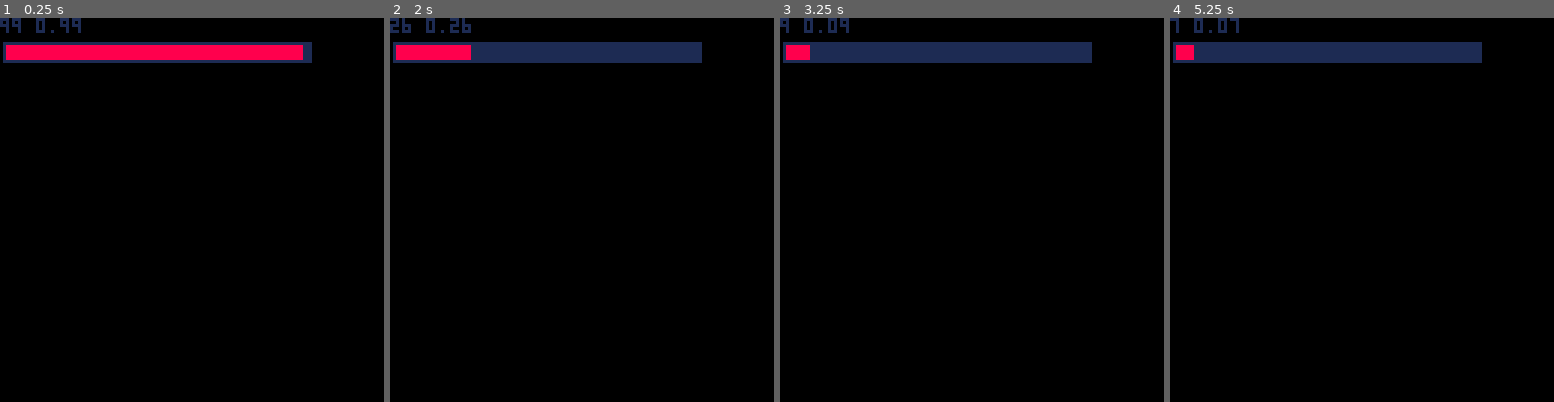
Above: before the commit, frames 1-4 (left to right).
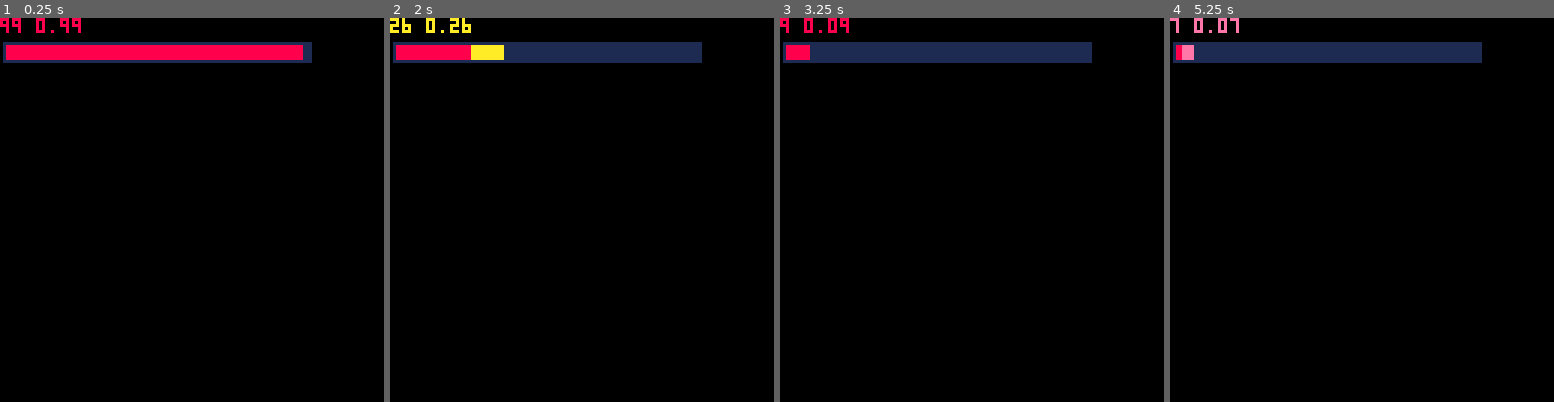
Above: after the commit, the same moments.

Repository: SestrenExsis/PICO8Workshop
Game: PICO-8 cartridge hpbar.p8
The game is run twice, just before and just after one commit, with the same random seed, the same clock (stepped at 60 frames per second) and the same inputs.
Inputs:
- Up to frame 1 (0.25 s): no input
- Up to frame 2 (2 s): tap X (X key) at 0.33, 1.07, 1.85 s
- Up to frame 3 (3.25 s): tap X (X key) at 2.97 s
- Up to frame 4 (5.25 s): tap X (X key) at 4.08, 5.2 s

The runs differ from the first frame. In frame 1, 0.3% of the frame differs, in the area x 0-22%, y 0-4%; in frame 2, 0.7%, in the area x 0-30%, y 0-11%; in frame 3, 0.3%; in frame 4, 0.4%.

Commit message:
Render filling and depleting of health bar

Diff:
--- a/hpbar.p8
+++ b/hpbar.p8
@@ -22,11 +22,23 @@
 	}
 	_hpmax=100
 	_hp=flr(rnd(100))
+	_hplst=_hp
 end
 
-function _update()
+function _update60()
 	if btnp(❎) then
 		_hp=flr(rnd(100))
+	end
+	if _hp<_hplst then
+		_hplst-=1
+		if _hplst<_hp then
+			_hplst=_hp
+		end
+	elseif _hp>_hplst then
+		_hplst+=1
+		if _hplst>_hp then
+			_hplst=_hp
+		end
 	end
 end
 
@@ -39,15 +51,31 @@
 		_bar.y+_bar.ht,
 		_bar.plt
 	)
-	local hp=mid(0,_hp/_hpmax,1)
-	print(_hp.." "..hp)
+	local lst=mid(0,_hplst/_hpmax,1)
 	rectfill(
 		_hpbar.x,
 		_hpbar.y,
-		(_hpbar.x+_hpbar.wd)*hp,
+		(_hpbar.x+_hpbar.wd)*lst,
 		_hpbar.y+_hpbar.ht,
 		_hpbar.plt
 	)
+	local hp=mid(0,_hp/_hpmax,1)
+	local plt=10
+	local ofs=1
+	if _hplst<_hp then
+		ofs=0
+		plt=14
+	end
+	if _hplst!=_hp then
+		rectfill(
+			(_hpbar.x+_hpbar.wd)*hp+ofs,
+			_hpbar.y,
+			(_hpbar.x+_hpbar.wd)*lst,
+			_hpbar.y+_hpbar.ht,
+			plt
+		)
+	end
+	print(_hp.." "..hp)
 end
 __gfx__
 00000000000000000000000000000000000000000000000000000000000000000000000000000000000000000000000000000000000000000000000000000000
